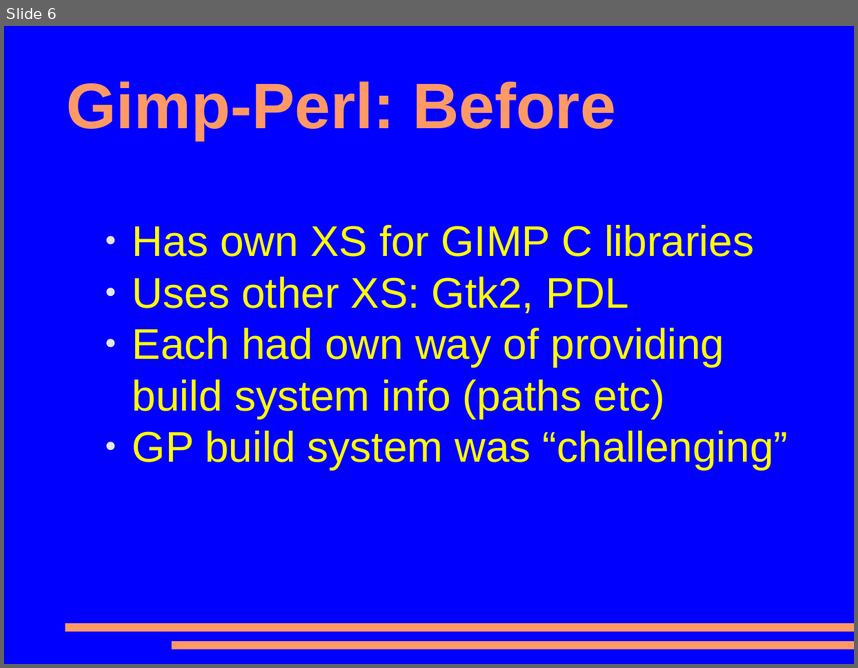
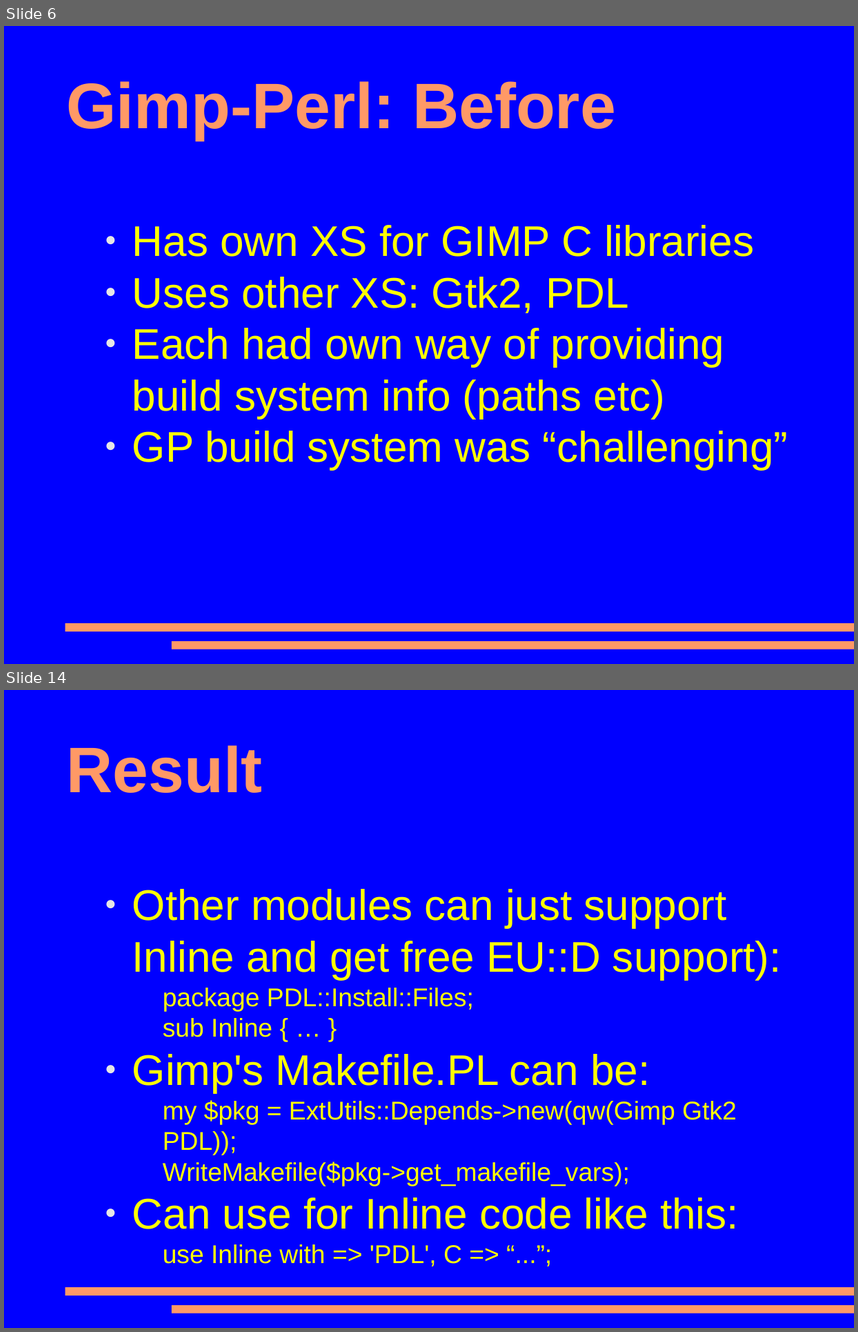
Before and after one commit to mohawk2/presentations, a slide deck: lpw2014-closinggaps.odp. Shown one above the other, each under a label of ours: slide 6 before the commit, slides 6 and 14 after it; the slides between them are not shown. The pictures are 858x668 and 858x1332 pixels, drawn with LibreOffice and Linux fonts; fonts in the diff are those of the drawing. Boxes give left, top, right and bottom in pixels: in the first picture for what was removed or moved away, otherwise in the second. Text is boxed around its words. In the diff, an @@ line names an element or a change of style, - is before the commit and + after.

```diff
--- a/lpw2014-closinggaps.odp
+++ b/lpw2014-closinggaps.odp
@@ slide 14 added at box(4, 690, 854, 1328), background #0000FF; not listed: 2 template elements that a slide beside it also shows @@
@@ title added at box(67, 745, 263, 793), 60 pt, text #FF9966, bold @@
+Result
@@ text added at box(132, 889, 782, 1266), 24 pt, text #FFFF00 @@
+● Other modules can just support Inline and get free EU::D support):
+  package PDL::Install::Files;
+  sub Inline { … }
+● Gimp's Makefile.PL can be:
+  my $pkg = ExtUtils::Depends->new(qw(Gimp Gtk2 PDL));
+  WriteMakefile($pkg->get_makefile_vars);
+● Can use for Inline code like this:
+  use Inline with => 'PDL', C => “...”;
```
Also in this commit, not shown: 6 slides changed, 8 other slides added, 1 slide removed.
